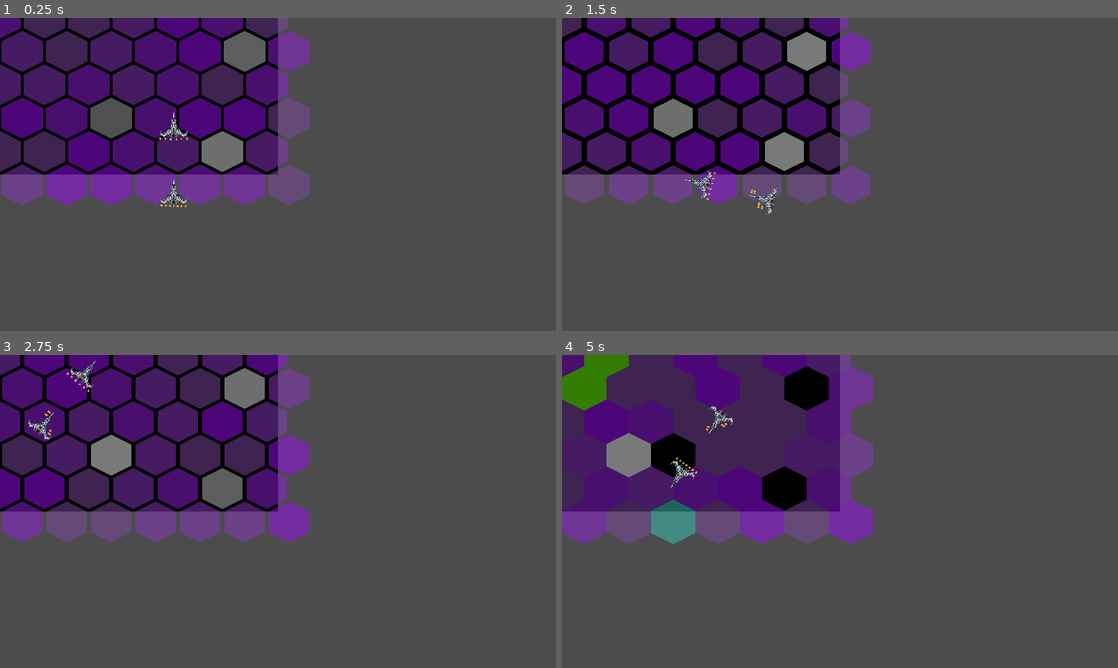
Above: before the commit, frames 1-4 (two rows, left to right).
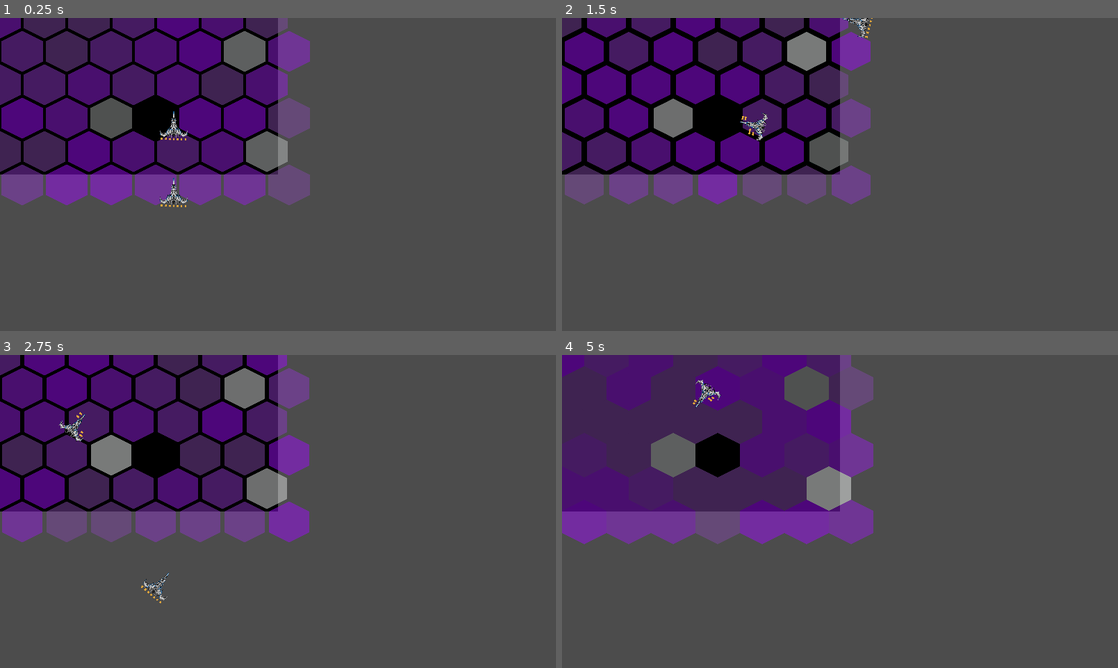
Above: after the commit, the same moments.

Repository: jacknick7/light-speed
Game: Godot game, scene res://Level.tscn
Two runs of this game, one before a commit and one after it. Both use one fixed random seed, a clock stepped at 60 frames per second and the inputs below. The project has no main scene, so this scene is started directly.
Inputs:
- Up to frame 1 (0.25 s): no input
- Up to frame 2 (1.5 s): hold Right (ui_right) 0.53-1.28 s; tap Tab (ui_focus_next) at 0.6 s; tap Space (ui_select) at 0.77, 0.8, 1.07, 1.35 s; hold Left (ui_left) from 1.28 s (still down)
- Up to frame 3 (2.75 s): tap Space (ui_select) at 1.52, 1.82, 2.3 s; tap Tab (ui_focus_next) at 1.55, 2.1 s; release Left (ui_left) at 2.03 s; hold Right (ui_right) from 2.03 s (still down)
- Up to frame 4 (5 s): tap Tab (ui_focus_next) at 2.85, 4.35 s; tap Space (ui_select) at 3.02, 3.32, 3.6, 3.77, 4.07, 4.52, 4.82 s; release Right (ui_right) at 3.53 s; hold Left (ui_left) from 3.53 s (still down)

The runs differ from the first frame. In frame 1, 2.2% of the frame differs, in the area x 24-52%, y 25-50%; in frame 2, 2.5%; in frame 3, 2.7%; in frame 4, 18%, in the area x 0-56%, y 0-61%.

Commit message:
player displacement

Diff:
--- a/light-speed/Hexagon.tscn
+++ b/light-speed/Hexagon.tscn
@@ -35,14 +35,14 @@
 "name": "score2",
 "speed": 8.0
 }, {
+"frames": [ ExtResource( 4 ), ExtResource( 6 ), ExtResource( 5 ), ExtResource( 16 ), ExtResource( 16 ), ExtResource( 5 ), ExtResource( 6 ), ExtResource( 4 ) ],
+"loop": true,
+"name": "damage",
+"speed": 8.0
+}, {
 "frames": [ ExtResource( 13 ), ExtResource( 15 ), ExtResource( 14 ), ExtResource( 2 ), ExtResource( 2 ), ExtResource( 14 ), ExtResource( 15 ), ExtResource( 13 ) ],
 "loop": true,
 "name": "score1",
-"speed": 8.0
-}, {
-"frames": [ ExtResource( 4 ), ExtResource( 6 ), ExtResource( 5 ), ExtResource( 16 ), ExtResource( 16 ), ExtResource( 5 ), ExtResource( 6 ), ExtResource( 4 ) ],
-"loop": true,
-"name": "damage",
 "speed": 8.0
 } ]
 
@@ -56,7 +56,7 @@
 [node name="AnimatedSprite" type="AnimatedSprite" parent="."]
 frames = SubResource( 1 )
 animation = "damage"
-frame = 4
+frame = 5
 playing = true
 
 [node name="CollisionPolygon2D" type="CollisionPolygon2D" parent="."]
--- a/light-speed/HexagonMatrix.tscn
+++ b/light-speed/HexagonMatrix.tscn
@@ -6,9 +6,3 @@
 [node name="HexagonMatrix" type="Node"]
 script = ExtResource( 2 )
 Hexagon = ExtResource( 1 )
-
-[node name="Timer" type="Timer" parent="."]
-wait_time = 5.0
-autostart = true
-
-[connection signal="timeout" from="Timer" to="." method="_on_Timer_timeout"]
--- a/light-speed/Level.tscn
+++ b/light-speed/Level.tscn
@@ -1,10 +1,12 @@
-[gd_scene load_steps=4 format=2]
+[gd_scene load_steps=5 format=2]
 
 [ext_resource path="res://Background.tscn" type="PackedScene" id=1]
 [ext_resource path="res://Player.tscn" type="PackedScene" id=2]
 [ext_resource path="res://HexagonMatrix.tscn" type="PackedScene" id=3]
+[ext_resource path="res://scripts/Level.gd" type="Script" id=4]
 
 [node name="Level" type="Node2D"]
+script = ExtResource( 4 )
 
 [node name="Background" parent="." instance=ExtResource( 1 )]
 
@@ -12,3 +14,8 @@
 
 [node name="Player" parent="." instance=ExtResource( 2 )]
 z_index = 1
+
+[node name="Timer" type="Timer" parent="."]
+wait_time = 5.0
+
+[connection signal="timeout" from="Timer" to="." method="_on_Timer_timeout"]
--- a/light-speed/Player.tscn
+++ b/light-speed/Player.tscn
@@ -48,15 +48,15 @@
 scale = Vector2( 0.1, 0.1 )
 frames = SubResource( 1 )
 animation = "turn_right"
+frame = 1
 playing = true
 
 [node name="AnimatedSprite2" type="AnimatedSprite" parent="."]
 position = Vector2( 0, -192 )
 scale = Vector2( 0.1, 0.1 )
-frames = SubResource( 3 )
+frames = SubResource( 2 )
 animation = "idle"
-frame = 1
 playing = true
 
 [node name="CollisionShape2D" type="CollisionShape2D" parent="."]
-shape = SubResource( 2 )
+shape = SubResource( 3 )
--- a/light-speed/project.godot
+++ b/light-speed/project.godot
@@ -20,6 +20,23 @@
 window/stretch/mode="2d"
 window/stretch/aspect="keep"
 
+[input]
+
+ui_left={
+"deadzone": 0.5,
+"events": [ Object(InputEventKey,"resource_local_to_scene":false,"resource_name":"","device":0,"alt":false,"shift":false,"control":false,"meta":false,"command":false,"pressed":false,"scancode":16777231,"unicode":0,"echo":false,"script":null)
+, Object(InputEventJoypadButton,"resource_local_to_scene":false,"resource_name":"","device":0,"button_index":14,"pressure":0.0,"pressed":false,"script":null)
+, Object(InputEventKey,"resource_local_to_scene":false,"resource_name":"","device":0,"alt":false,"shift":false,"control":false,"meta":false,"command":false,"pressed":false,"scancode":65,"unicode":0,"echo":false,"script":null)
+ ]
+}
+ui_right={
+"deadzone": 0.5,
+"events": [ Object(InputEventKey,"resource_local_to_scene":false,"resource_name":"","device":0,"alt":false,"shift":false,"control":false,"meta":false,"command":false,"pressed":false,"scancode":16777233,"unicode":0,"echo":false,"script":null)
+, Object(InputEventJoypadButton,"resource_local_to_scene":false,"resource_name":"","device":0,"button_index":15,"pressure":0.0,"pressed":false,"script":null)
+, Object(InputEventKey,"resource_local_to_scene":false,"resource_name":"","device":0,"alt":false,"shift":false,"control":false,"meta":false,"command":false,"pressed":false,"scancode":68,"unicode":0,"echo":false,"script":null)
+ ]
+}
+
 [physics]
 
 common/enable_pause_aware_picking=true
--- a/light-speed/scripts/HexagonMatrix.gd
+++ b/light-speed/scripts/HexagonMatrix.gd
@@ -9,8 +9,8 @@
 SCORE_1,SCORE_2,DAMAGE,DAMAGE,DAMAGE,DAMAGE,DAMAGE,DAMAGE,DAMAGE]
 
 
-func _ready():
-	build_matrix()
+#func _ready():
+#	build_matrix()
 
 
 # TODO: find out why get_viewport().size returns inacurate data when resolution is > 1080p
@@ -34,9 +34,13 @@
 				pos_x += 64
 			var pos_y = i * 96
 			hexagon.position = Vector2(pos_x,pos_y)
-			hexagon.set_type(make_choice())
+			if i == int(hexagons_n / 2) && j == int(hexagons_m / 2):
+				hexagon.set_type(EMPTY)
+			else:
+				hexagon.set_type(make_choice())
 			hexagon_matrix.append(hexagon)
 			add_child(hexagon)
+	return Vector2(64 + int(hexagons_m / 2) * 128, int(hexagons_n / 2) * 96)
 
 
 func make_choice():
@@ -44,7 +48,7 @@
 	return hexagon_prob[i]
 
 
-func _on_Timer_timeout():
+func update_matrix():
 	for hexagon in hexagon_matrix:
 		if hexagon.get_type() == DAMAGE || hexagon.get_type() == EMPTY:
 			hexagon.set_type(make_choice())
--- /dev/null
+++ b/light-speed/scripts/Level.gd
@@ -0,0 +1,19 @@
+extends Node2D
+
+
+var ini_position
+
+
+func _ready():
+	ini_position = $HexagonMatrix.build_matrix()
+	print(str(ini_position))
+
+
+func _process(_delta):
+	if Input.is_action_just_pressed("ui_focus_next"):
+		$Timer.start()
+		$Player.position = ini_position
+
+
+func _on_Timer_timeout():
+	$HexagonMatrix.update_matrix()
--- a/light-speed/scripts/Player.gd
+++ b/light-speed/scripts/Player.gd
@@ -17,7 +17,7 @@
 		var dis_rotation = rotation - (PI / 2)
 		var new_direction = Vector2(cos(dis_rotation),sin(dis_rotation))
 		# Normalize new_direction vector?
-		var new_position = position + (new_direction * 192)
+		var new_position = position + (new_direction * Vector2(256,192))
 		# Here new_position must be converted to the center of the nearest hexagon
 		position = new_position
 	elif Input.is_action_pressed("ui_right"):
@@ -39,4 +39,41 @@
 			rotation -= 2 * PI
 		elif rotation < 0:
 			rotation += 2 * PI
+		update_position_easy()
 	#print(str(rotation))
+
+# TODO: fix this
+func update_position_easy():
+	var new_pos
+	var dis_rotation = rotation - ((3*PI) / 4)
+	print(str(rotation))
+	#if ((dis_rotation >= ((23 * PI) / 12)) && (dis_rotation < (2 * PI))) || ((dis_rotation >= 0) && (dis_rotation < (PI / 12))):
+	#	new_pos = Vector2(256,0)
+	if dis_rotation >= (PI / 12) && dis_rotation < (PI / 4):
+		new_pos = Vector2(192,-92)
+	elif dis_rotation >= (PI / 4) && dis_rotation < ((5 * PI) / 12):
+		new_pos = Vector2(128,-184)
+	elif dis_rotation >= ((5 * PI) / 12) && dis_rotation < ((7 * PI) / 12):
+		new_pos = Vector2(0,-184)
+	elif dis_rotation >= ((7 * PI) / 12) && dis_rotation < ((3 * PI) / 4):
+		new_pos = Vector2(-128,-184)
+	elif dis_rotation >= ((3 * PI) / 4) && dis_rotation < ((11 * PI) / 12):
+		new_pos = Vector2(-192,-92)
+	elif dis_rotation >= ((11 * PI) / 12) && dis_rotation < ((13 * PI) / 12):
+		new_pos = Vector2(-256,0)
+	elif dis_rotation >= ((13 * PI) / 12) && dis_rotation < ((5 * PI) / 4):
+		new_pos = Vector2(-192,92)
+	elif dis_rotation >= ((5 * PI) / 4) && dis_rotation < ((17 * PI) / 12):
+		new_pos = Vector2(-128,184)
+	elif dis_rotation >= ((17 * PI) / 12) && dis_rotation < ((19 * PI) / 12):
+		new_pos = Vector2(0,184)
+	elif dis_rotation >= ((19 * PI) / 12) && dis_rotation < ((7 * PI) / 4):
+		new_pos = Vector2(128,184)
+	elif dis_rotation >= ((7 * PI) / 4) && dis_rotation < ((23 * PI) / 12):
+		new_pos = Vector2(192,92)
+	else:
+		new_pos = Vector2(256,0)
+		print("ERROR")
+	# Here new_position must be converted to the center of the nearest hexagon
+	print(str(new_pos))
+	$AnimatedSprite2.position = position + new_pos
Not shown: 2 places in light-speed/Player.tscn that only renumber resources
